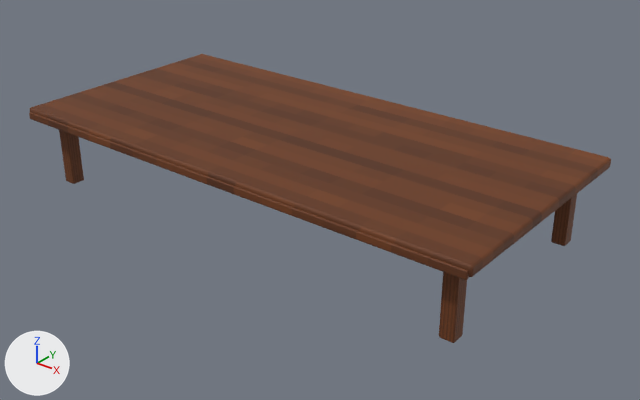
The glTF model assets/models/hardware/desk.glb as it was, and as the next commit left it.
Both versions are drawn from a camera (50 mm lens) standing at (4.74, -5.64, 3.66) and looking at (0.21, 0.01, 0.15). The axes (+X, +Y, +Z) are drawn at lower left. The lights are the same throughout. The picture after the commit comes second. Vertices at exactly the same position are counted once.

In view in the first picture: 'desk_Oak_pixel_grain'.
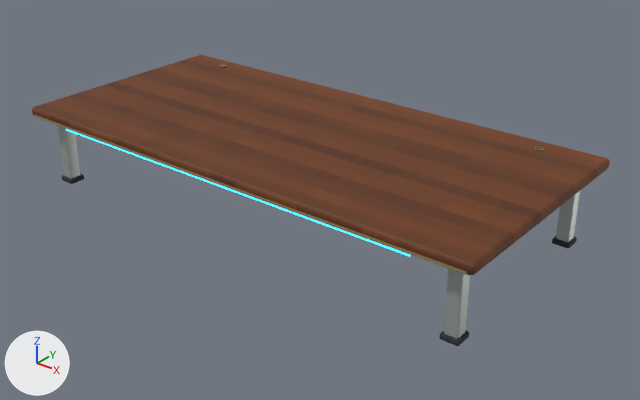
The change, as a diff of the scene's bpy script:
```diff
--- a/assets/models/hardware/desk.glb.py
+++ b/assets/models/hardware/desk.glb.py
@@ me_cube_365 @@
-me_cube_365.from_pydata(...)  # 392 vertices, 756 faces; spans x -2.4..2.4, y -1.17..1.15, z -0.73..0.05
+me_cube_365.from_pydata(...)  # 168 vertices, 324 faces; spans x -2.4..2.4, y -1.13..1.13, z 0.55..0.78
+# me_cube_365 part 1: the loose piece of 56 vertices spanning x -2.4..2.4, y -1.15..1.15, z -0.05..0.05 is scaled about its middle by (0.998, 0.979, 0.916), then moved by (0.0, 0.0, 0.73)
+# me_cube_365 part 2: 6 loose pieces with 336 vertices, spanning x -2.38..2.38, y -1.17..1.0, z -0.73..0.01, are deleted
+# other edits to the shape of me_cube_365 do not show in these pictures
 me_cube_365.materials.append(mat_oak_pixel_grain)
@@ ob_desk_oak_pixel_grain @@
 ob_desk_oak_pixel_grain = bpy.data.objects.new('desk_Oak_pixel_grain', me_cube_365)
-ob_desk_oak_pixel_grain.location = (0.0, 0.0, 0.73)
+ob_desk_oak_pixel_grain.location = (0.0, 0.0, 0.0)
@@ ob_desk_rgb_cyan @@
+ob_desk_rgb_cyan = bpy.data.objects.new('desk_RGB_cyan', me_cube_591)  # 56 vertices, 108 faces; spans x -1.9..1.9, y -1.11..-1.1, z 0.66..0.67; in mat_rgb_cyan (cyan #50d3f1, glowing cyan #30c4ff)
+ob_desk_rgb_cyan.location = (0.0, 0.0, 0.0)
@@ ob_desk_soft_black_rubber @@
+ob_desk_soft_black_rubber = bpy.data.objects.new('desk_Soft_black_rubber', me_cube_577)  # 224 vertices, 432 faces; spans x -2.26..2.26, y -0.99..0.99, z 0.0..0.05; in mat_soft_black_rubber (dark grey #2c3235)
+ob_desk_soft_black_rubber.location = (0.0, 0.0, 0.0)
@@ ob_desk_brushed_silver @@
+ob_desk_brushed_silver = bpy.data.objects.new('desk_Brushed_silver', me_cube_576)  # 336 vertices, 648 faces; spans x -2.24..2.24, y -0.97..0.97, z 0.0..0.7; in mat_brushed_silver (light grey #b6bfba)
+ob_desk_brushed_silver.location = (0.0, 0.0, 0.0)
@@ ob_desk_brushed_warm_metal @@
+ob_desk_brushed_warm_metal = bpy.data.objects.new('desk_Brushed_warm_metal', me_cube_574)  # 504 vertices, 1004 faces; spans x -2.35..2.35, y -1.13..0.96, z 0.69..0.79; in mat_brushed_warm_metal (brown #c5a873)
+ob_desk_brushed_warm_metal.location = (0.0, 0.0, 0.0)
```

Where the change shows, as pixel boxes [x1, y1, x2, y2] in the pictures (640 x 400 px; the box of a moved part takes in the faces that stretch with it):
'desk_Oak_pixel_grain', reshaped, moved (24% shorter)
    before: [29, 54, 611, 343]
    after: [32, 55, 610, 275]
'desk_Brushed_silver', added (mostly hidden)
    after: [57, 125, 580, 339]
'desk_Brushed_warm_metal', added
    after: [34, 65, 543, 275]
'desk_RGB_cyan', added
    after: [66, 129, 411, 257]
'desk_Soft_black_rubber', added
    after: [62, 174, 577, 346]
part 1 of me_cube_365, moved or reshaped
    before: [30, 54, 611, 277]
    after: [32, 55, 610, 275]
part 2 of me_cube_365, deleted
    before: [29, 112, 577, 343]
